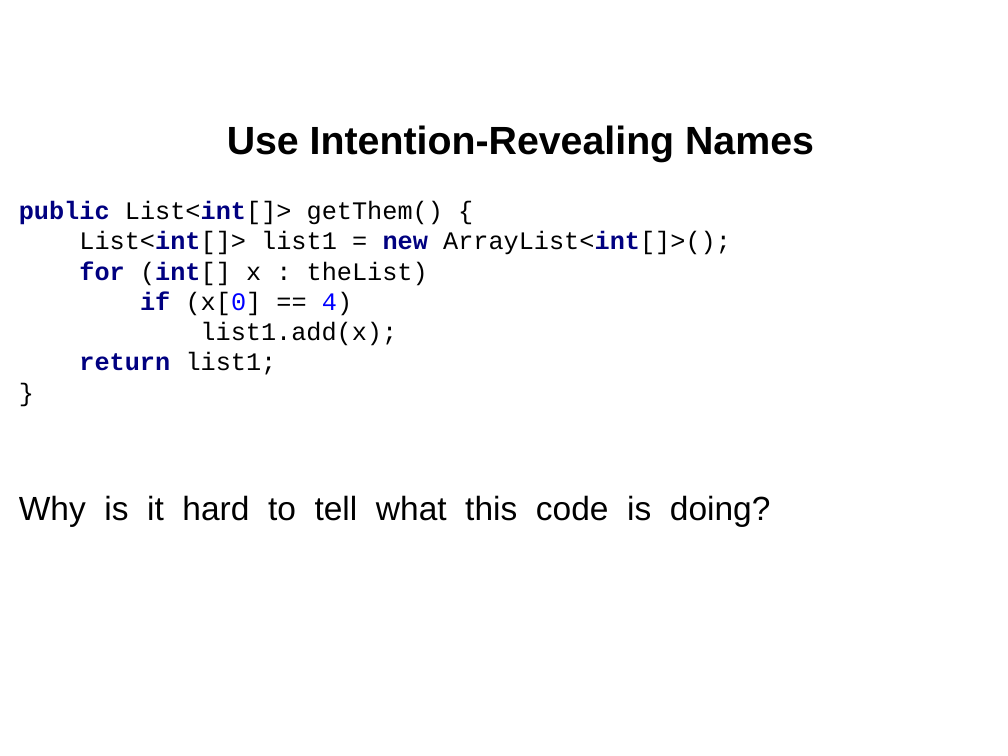
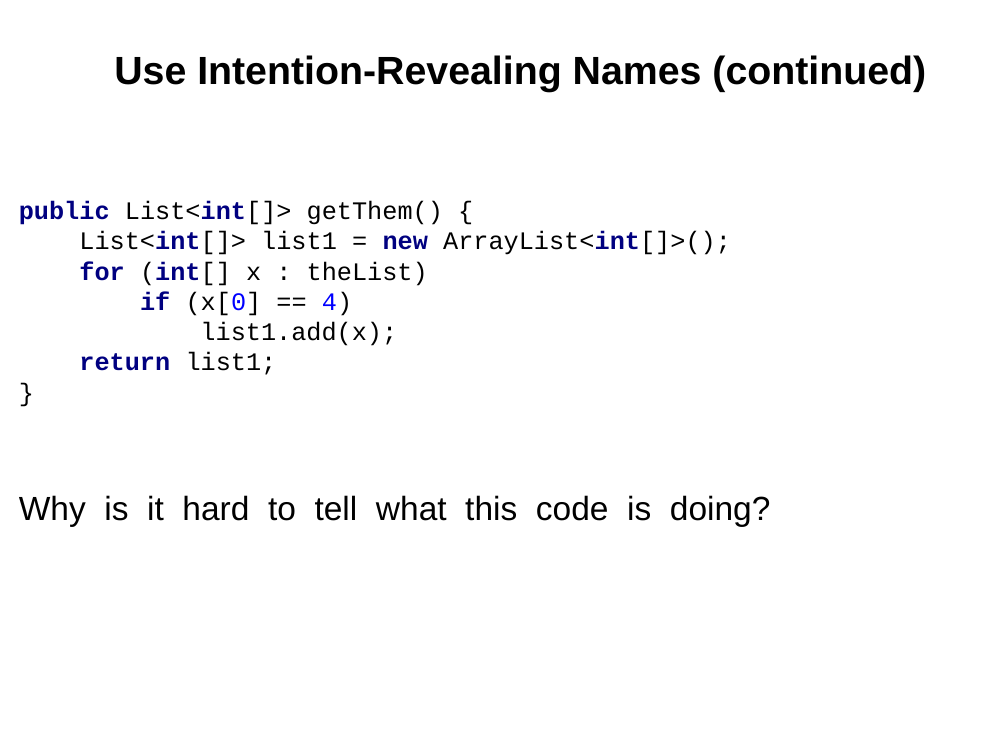
Before and after one commit to cvmocanu/clean-code-presentation, a slide deck: slide 13 of Clean Code.pptx (slide 12 before the commit). Drawn at 1008x756 pixels with LibreOffice and Linux fonts; fonts in the diff are those of the drawing. Boxes give left, top, right and bottom in pixels: in the first picture for what was removed or moved away, otherwise in the second. Text is boxed around its words. In the diff, an @@ line names an element or a change of style, - is before the commit and + after.

```diff
--- a/Clean Code.pptx
+++ b/Clean Code.pptx
@@ title at (114,55,926,91): text changed @@
-Use Intention-Revealing Names
+Use Intention-Revealing Names (continued)
```
Also in this commit, not shown: 27 other slides changed, 7 slides added.
